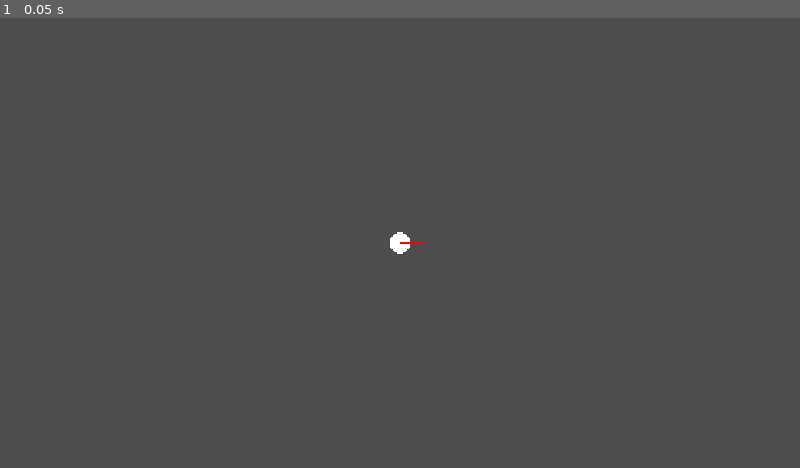
Above: before the commit, frame 1.
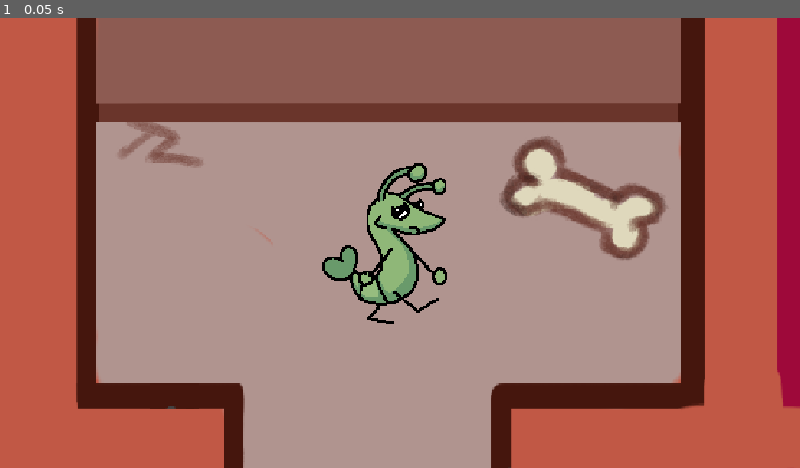
Above: after the commit, the same moment.

Repository: minhkhoily29/GameJam2026
Game: Godot game, scene res://scenes/main.tscn
Two runs of this game, one before a commit and one after it. Both use one fixed random seed, a clock stepped at 60 frames per second and the inputs below.
Inputs:
- Up to frame 1 (0.05 s): no input

The runs differ from the first frame. In frame 1, 100% of the frame differs, in the area x 0-100%, y 0-100%.

Commit message:
map setup, and wired up player movement

Diff:
--- a/project.godot
+++ b/project.godot
@@ -26,4 +26,5 @@
 
 [rendering]
 
+textures/canvas_textures/default_texture_filter=0
 rendering_device/driver.windows="d3d12"
--- a/scenes/main.tscn
+++ b/scenes/main.tscn
@@ -1,20 +1,273 @@
 [gd_scene format=3 uid="uid://boskggorwimm3"]
 
 [ext_resource type="Script" uid="uid://c8x6fslv15gol" path="res://scripts/Player.gd" id="1_0wfyh"]
+[ext_resource type="Texture2D" uid="uid://dd7wehh4u1ixd" path="res://assets/ALIEN_MAP.png" id="1_tbgi4"]
 [ext_resource type="Script" uid="uid://cw6dwya31t5a1" path="res://scripts/ControllerUDP.gd" id="2_sugp2"]
+[ext_resource type="Texture2D" uid="uid://cxktrpq1weqif" path="res://assets/AlienWalkFixed.png" id="2_tefeu"]
 [ext_resource type="Script" uid="uid://dssj6l7uuxcjk" path="res://scripts/combat/enemy.gd" id="3_jyhfs"]
 [ext_resource type="Script" uid="uid://b65iymncjmim" path="res://scripts/combat/enemy_movement.gd" id="4_tbgi4"]
 
+[sub_resource type="RectangleShape2D" id="RectangleShape2D_67bfh"]
+size = Vector2(112, 2211)
+
+[sub_resource type="RectangleShape2D" id="RectangleShape2D_o6kvn"]
+size = Vector2(2377, 95)
+
+[sub_resource type="RectangleShape2D" id="RectangleShape2D_mb648"]
+size = Vector2(110, 2108)
+
+[sub_resource type="RectangleShape2D" id="RectangleShape2D_srfry"]
+size = Vector2(2359, 388)
+
+[sub_resource type="RectangleShape2D" id="RectangleShape2D_7gyqp"]
+size = Vector2(513, 393)
+
+[sub_resource type="RectangleShape2D" id="RectangleShape2D_de88c"]
+size = Vector2(514, 379)
+
+[sub_resource type="RectangleShape2D" id="RectangleShape2D_vnt2y"]
+size = Vector2(164.5, 379.5)
+
+[sub_resource type="RectangleShape2D" id="RectangleShape2D_js613"]
+size = Vector2(91.75, 719.75)
+
+[sub_resource type="RectangleShape2D" id="RectangleShape2D_shb67"]
+size = Vector2(149, 394.5)
+
+[sub_resource type="RectangleShape2D" id="RectangleShape2D_sicdc"]
+size = Vector2(108, 367)
+
+[sub_resource type="RectangleShape2D" id="RectangleShape2D_qbvyo"]
+size = Vector2(90, 363)
+
+[sub_resource type="RectangleShape2D" id="RectangleShape2D_lkcpg"]
+size = Vector2(125, 453)
+
+[sub_resource type="RectangleShape2D" id="RectangleShape2D_0gkpw"]
+size = Vector2(132, 467)
+
+[sub_resource type="CircleShape2D" id="CircleShape2D_67bfh"]
+radius = 40.112343
+
+[sub_resource type="RectangleShape2D" id="RectangleShape2D_qy5u8"]
+size = Vector2(118.5, 81)
+
+[sub_resource type="RectangleShape2D" id="RectangleShape2D_6cslx"]
+size = Vector2(143, 81)
+
+[sub_resource type="AtlasTexture" id="AtlasTexture_o6xl0"]
+atlas = ExtResource("2_tefeu")
+region = Rect2(0, 0, 500, 500)
+
+[sub_resource type="AtlasTexture" id="AtlasTexture_tipki"]
+atlas = ExtResource("2_tefeu")
+region = Rect2(500, 0, 500, 500)
+
+[sub_resource type="AtlasTexture" id="AtlasTexture_85g3d"]
+atlas = ExtResource("2_tefeu")
+region = Rect2(1000, 0, 500, 500)
+
+[sub_resource type="AtlasTexture" id="AtlasTexture_choun"]
+atlas = ExtResource("2_tefeu")
+region = Rect2(1500, 0, 500, 500)
+
+[sub_resource type="AtlasTexture" id="AtlasTexture_ya4ey"]
+atlas = ExtResource("2_tefeu")
+region = Rect2(2000, 0, 500, 500)
+
+[sub_resource type="AtlasTexture" id="AtlasTexture_eb6dy"]
+atlas = ExtResource("2_tefeu")
+region = Rect2(2500, 0, 500, 500)
+
+[sub_resource type="AtlasTexture" id="AtlasTexture_trceg"]
+atlas = ExtResource("2_tefeu")
+region = Rect2(3000, 0, 500, 500)
+
+[sub_resource type="AtlasTexture" id="AtlasTexture_a8y0u"]
+atlas = ExtResource("2_tefeu")
+region = Rect2(3500, 0, 500, 500)
+
+[sub_resource type="SpriteFrames" id="SpriteFrames_o6kvn"]
+animations = [{
+"frames": [{
+"duration": 1.0,
+"texture": SubResource("AtlasTexture_o6xl0")
+}, {
+"duration": 1.0,
+"texture": SubResource("AtlasTexture_tipki")
+}, {
+"duration": 1.0,
+"texture": SubResource("AtlasTexture_85g3d")
+}, {
+"duration": 1.0,
+"texture": SubResource("AtlasTexture_choun")
+}, {
+"duration": 1.0,
+"texture": SubResource("AtlasTexture_ya4ey")
+}, {
+"duration": 1.0,
+"texture": SubResource("AtlasTexture_eb6dy")
+}, {
+"duration": 1.0,
+"texture": SubResource("AtlasTexture_trceg")
+}, {
+"duration": 1.0,
+"texture": SubResource("AtlasTexture_a8y0u")
+}],
+"loop": 1,
+"name": &"default",
+"speed": 15.0
+}]
+
+[sub_resource type="CapsuleShape2D" id="CapsuleShape2D_67bfh"]
+radius = 18.0
+height = 48.0
+
+[sub_resource type="RectangleShape2D" id="RectangleShape2D_qghpt"]
+size = Vector2(246.5, 281)
+
+[sub_resource type="RectangleShape2D" id="RectangleShape2D_8wvqg"]
+size = Vector2(257.5, 291)
+
 [node name="Main" type="Node2D" unique_id=472835953]
 
-[node name="Player" type="Node2D" parent="." unique_id=210056423]
+[node name="Map" type="Sprite2D" parent="." unique_id=1623396555]
+texture = ExtResource("1_tbgi4")
+
+[node name="Walls" type="StaticBody2D" parent="." unique_id=1550862634]
+
+[node name="CollisionShape2D" type="CollisionShape2D" parent="Walls" unique_id=903071185]
+position = Vector2(1149, -4.5)
+shape = SubResource("RectangleShape2D_67bfh")
+
+[node name="CollisionShape2D2" type="CollisionShape2D" parent="Walls" unique_id=1797460320]
+position = Vector2(5.5, 1049.5)
+shape = SubResource("RectangleShape2D_o6kvn")
+
+[node name="CollisionShape2D3" type="CollisionShape2D" parent="Walls" unique_id=2057993343]
+position = Vector2(-1142, -60)
+shape = SubResource("RectangleShape2D_mb648")
+
+[node name="CollisionShape2D4" type="CollisionShape2D" parent="Walls" unique_id=1403197613]
+position = Vector2(0.5, -898)
+shape = SubResource("RectangleShape2D_srfry")
+
+[node name="CollisionShape2D6" type="CollisionShape2D" parent="Walls" unique_id=166883201]
+position = Vector2(-436.5, -229.5)
+shape = SubResource("RectangleShape2D_7gyqp")
+
+[node name="CollisionShape2D7" type="CollisionShape2D" parent="Walls" unique_id=1742556735]
+position = Vector2(416, 197.5)
+shape = SubResource("RectangleShape2D_de88c")
+
+[node name="CollisionShape2D8" type="CollisionShape2D" parent="Walls" unique_id=1422521711]
+position = Vector2(1028.25, 194)
+shape = SubResource("RectangleShape2D_vnt2y")
+
+[node name="CollisionShape2D9" type="CollisionShape2D" parent="Walls" unique_id=2059468150]
+position = Vector2(211.125, -350.125)
+shape = SubResource("RectangleShape2D_js613")
+
+[node name="CollisionShape2D10" type="CollisionShape2D" parent="Walls" unique_id=1981199139]
+position = Vector2(-1019.5, -230.75)
+shape = SubResource("RectangleShape2D_shb67")
+
+[node name="CollisionShape2D11" type="CollisionShape2D" parent="Walls" unique_id=240050204]
+position = Vector2(122, -230.5)
+shape = SubResource("RectangleShape2D_sicdc")
+
+[node name="CollisionShape2D14" type="CollisionShape2D" parent="Walls" unique_id=355142031]
+position = Vector2(-461, -564.5)
+shape = SubResource("RectangleShape2D_qbvyo")
+
+[node name="CollisionShape2D15" type="CollisionShape2D" parent="Walls" unique_id=679385489]
+position = Vector2(-780, 408.5)
+shape = SubResource("RectangleShape2D_lkcpg")
+
+[node name="CollisionShape2D16" type="CollisionShape2D" parent="Walls" unique_id=662154031]
+position = Vector2(-222, 581.5)
+shape = SubResource("RectangleShape2D_0gkpw")
+
+[node name="CollisionShape2D17" type="CollisionShape2D" parent="Walls" unique_id=868925422]
+position = Vector2(-359, 462)
+shape = SubResource("CircleShape2D_67bfh")
+
+[node name="CollisionShape2D18" type="CollisionShape2D" parent="Walls" unique_id=1427307180]
+position = Vector2(-364, 659)
+shape = SubResource("CircleShape2D_67bfh")
+
+[node name="CollisionShape2D20" type="CollisionShape2D" parent="Walls" unique_id=778324762]
+position = Vector2(-82, 659)
+shape = SubResource("CircleShape2D_67bfh")
+
+[node name="CollisionShape2D19" type="CollisionShape2D" parent="Walls" unique_id=1926118485]
+position = Vector2(-78, 462)
+shape = SubResource("CircleShape2D_67bfh")
+
+[node name="CollisionShape2D22" type="CollisionShape2D" parent="Walls" unique_id=1654511454]
+position = Vector2(-636, 483)
+shape = SubResource("CircleShape2D_67bfh")
+
+[node name="CollisionShape2D23" type="CollisionShape2D" parent="Walls" unique_id=1267391650]
+position = Vector2(-918, 292)
+shape = SubResource("CircleShape2D_67bfh")
+
+[node name="CollisionShape2D24" type="CollisionShape2D" parent="Walls" unique_id=1230967002]
+position = Vector2(-916, 492)
+shape = SubResource("CircleShape2D_67bfh")
+
+[node name="CollisionShape2D21" type="CollisionShape2D" parent="Walls" unique_id=718886897]
+position = Vector2(-639, 292)
+shape = SubResource("CircleShape2D_67bfh")
+
+[node name="CollisionShape2D25" type="CollisionShape2D" parent="Walls" unique_id=1559632475]
+position = Vector2(-323, -604)
+shape = SubResource("RectangleShape2D_qy5u8")
+
+[node name="CollisionShape2D26" type="CollisionShape2D" parent="Walls" unique_id=1665853339]
+position = Vector2(72.5, -634.5)
+shape = SubResource("RectangleShape2D_6cslx")
+
+[node name="CharacterBody2D" type="CharacterBody2D" parent="." unique_id=1095932587]
+position = Vector2(-789, -575)
 script = ExtResource("1_0wfyh")
 
-[node name="ControllerUDP" type="Node2D" parent="Player" unique_id=1430847332]
+[node name="AnimatedSprite2D" type="AnimatedSprite2D" parent="CharacterBody2D" unique_id=1160666951]
+scale = Vector2(0.31775007, 0.33249998)
+sprite_frames = SubResource("SpriteFrames_o6kvn")
+
+[node name="ControllerUDP" type="Node2D" parent="CharacterBody2D" unique_id=1430847332]
 script = ExtResource("2_sugp2")
+
+[node name="CollisionShape2D" type="CollisionShape2D" parent="CharacterBody2D" unique_id=1842785352]
+position = Vector2(-6, 19)
+shape = SubResource("CapsuleShape2D_67bfh")
+
+[node name="Camera2D" type="Camera2D" parent="CharacterBody2D" unique_id=574311473]
+zoom = Vector2(1.5, 1.5)
+limit_left = -1200
+limit_top = -1100
+limit_right = 1200
+limit_bottom = 1100
+position_smoothing_enabled = true
 
 [node name="Enemies" type="Node2D" parent="." unique_id=552467915]
 script = ExtResource("3_jyhfs")
 
 [node name="EnemyMovement" type="Node2D" parent="Enemies" unique_id=1179124597]
 script = ExtResource("4_tbgi4")
+
+[node name="StaticBody2D" type="StaticBody2D" parent="." unique_id=307312753]
+position = Vector2(-54.25, -185.5)
+
+[node name="Door" type="CollisionShape2D" parent="StaticBody2D" unique_id=432074617]
+position = Vector2(-772, 10)
+shape = SubResource("RectangleShape2D_qghpt")
+
+[node name="Door2" type="CollisionShape2D" parent="StaticBody2D" unique_id=547610715]
+position = Vector2(0, 3)
+shape = SubResource("RectangleShape2D_8wvqg")
+
+[node name="SpawnPoints" type="Node2D" parent="." unique_id=1764260805]
+visible = false
+position = Vector2(-668, -524)
--- a/scripts/Player.gd
+++ b/scripts/Player.gd
@@ -1,31 +1,59 @@
-extends Node2D
+extends CharacterBody2D
+
+@export var move_speed: float = 250.0
+@export var deadzone: float = 0.2
+@export var invert_y: bool = false
+@export var walk_animation: StringName = &"default"
 
 var facing_direction := Vector2.RIGHT
+var move_input := Vector2.ZERO
+
+@onready var sprite: AnimatedSprite2D = $AnimatedSprite2D
 
 
-func _ready() -> void:
-	position = get_viewport_rect().size / 2.0
-
-
+# Called by ControllerUDP when a controller packet arrives.
 func update_aim(raw_x: int, raw_y: int) -> void:
 	var stick := Vector2(
 		(raw_x - 2048) / 2048.0,
 		(raw_y - 2048) / 2048.0
 	)
 
-	if stick.length() > 0.2:
-		facing_direction = stick.normalized()
-		queue_redraw()
+	if invert_y:
+		stick.y = -stick.y
+
+	var strength := minf(stick.length(), 1.0)
+
+	if strength <= deadzone:
+		move_input = Vector2.ZERO
+		return
+
+	facing_direction = stick.normalized()
+
+	# Smoothly scale movement outside the deadzone.
+	var adjusted_strength := (strength - deadzone) / (1.0 - deadzone)
+	move_input = facing_direction * adjusted_strength
 
 
-func _draw() -> void:
-	draw_circle(Vector2.ZERO, 15.0, Color.WHITE)
-	draw_line(
-		Vector2.ZERO,
-		facing_direction * 35.0,
-		Color.RED,
-		4.0
-	)
+func _physics_process(_delta: float) -> void:
+	velocity = move_input * move_speed
+	if move_input.x > 0.05:
+		sprite.flip_h = false  # Face right
+	elif move_input.x < -0.05:
+		sprite.flip_h = true   # Face left
+	move_and_slide()
+
+	# Animate actual movement, so pushing against a wall stops walking.
+	var actual_velocity := get_real_velocity()
+
+	if actual_velocity.length() > 1.0:
+		sprite.play(walk_animation)
+
+		# Your alien artwork faces right by default.
+		if absf(actual_velocity.x) > 1.0:
+			sprite.flip_h = actual_velocity.x < 0.0
+	else:
+		sprite.stop()
+		sprite.frame = 0
 
 
 func shoot() -> void:
Binary file added: assets/AlienWalkFixed.png
Not shown, added: assets/AlienWalkFixed.png.import
Not shown, added: scripts/combat/cosmos_flower.gd.uid
